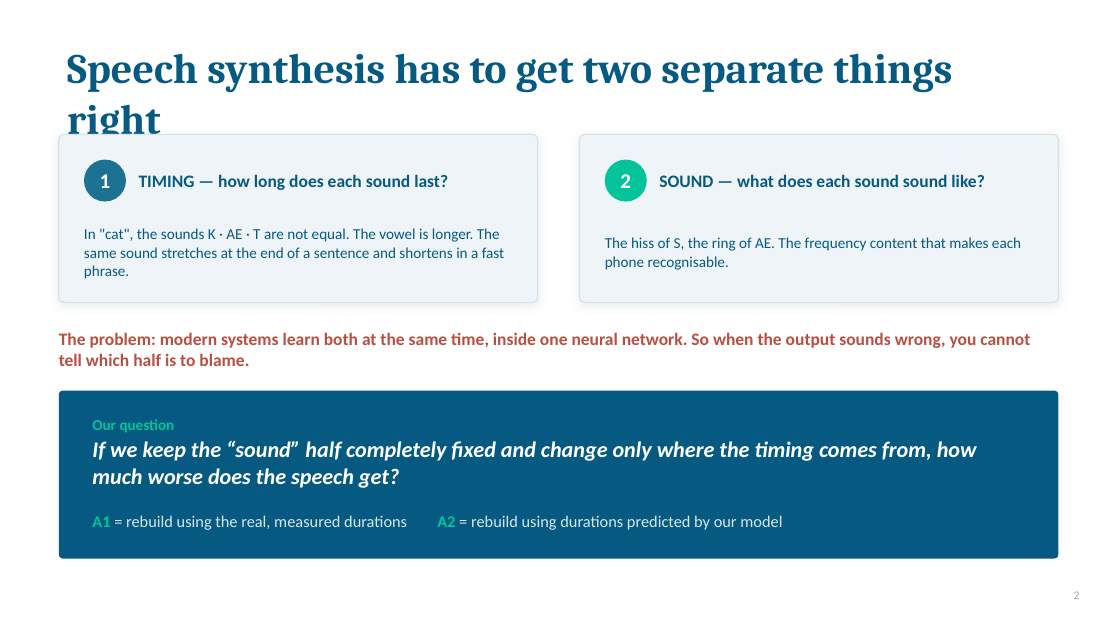
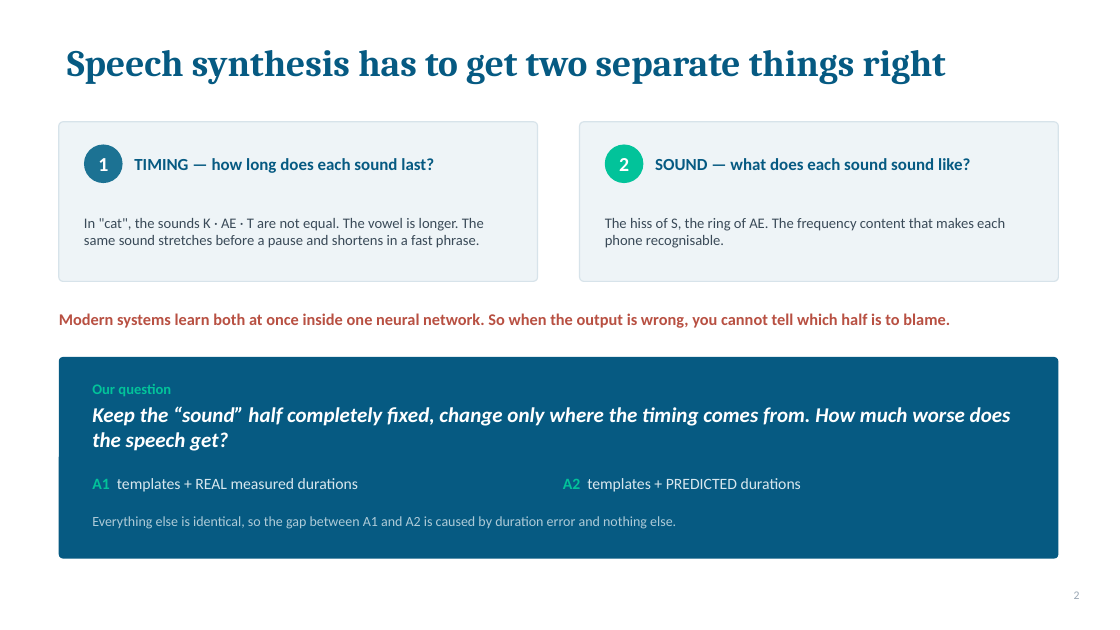
Before and after one commit to 1Kunalvats9/audio_generation, a slide deck: slide 2 of docs/Phonetic_Guided_Speech_Generation.pptx. Drawn at 1120x630 pixels with LibreOffice and Linux fonts; fonts in the diff are those of the drawing. Boxes give left, top, right and bottom in pixels: in the first picture for what was removed or moved away, otherwise in the second. Text is boxed around its words. In the diff, an @@ line names an element or a change of style, - is before the commit and + after.

```diff
--- a/docs/Phonetic_Guided_Speech_Generation.pptx
+++ b/docs/Phonetic_Guided_Speech_Generation.pptx
@@ title "Speech synthesis has to get ..." at [67, 50, 946, 85]: size 36 to 32 pt @@
@@ rounded rectangle: place and size @@
-rounded rectangle at [59, 134, 538, 302]
+rounded rectangle at [59, 122, 538, 281]
@@ rounded rectangle at [59, 122, 538, 281]: shadow off; proportions changed @@
@@ text "1": place and size @@
-text "1" at [100, 174, 111, 188]
+text "1" at [98, 158, 108, 171]
@@ text "1" at [98, 158, 108, 171]: size 18 to 17 pt @@
@@ ellipse: place and size @@
-ellipse at [84, 160, 126, 202]
+ellipse at [84, 145, 123, 183]
@@ text "TIMING — how long does ..." at [134, 158, 434, 173]: size 15 to 14.5 pt @@
@@ text "TIMING — how long does ...": place and size @@
-text "TIMING — how long does ..." at [139, 174, 448, 190]
+text "TIMING — how long does ..." at [134, 158, 434, 173]
@@ rounded rectangle at [580, 122, 1059, 281]: shadow off; proportions changed @@
@@ rounded rectangle: place and size @@
-rounded rectangle at [580, 134, 1059, 302]
+rounded rectangle at [580, 122, 1059, 281]
@@ text "2" at [619, 158, 629, 171]: size 18 to 17 pt @@
@@ text "2": place and size @@
-text "2" at [620, 174, 631, 188]
+text "2" at [619, 158, 629, 171]
@@ ellipse: place and size @@
-ellipse at [605, 160, 647, 202]
+ellipse at [605, 145, 644, 183]
@@ text "SOUND — what does each ...": place and size @@
-text "SOUND — what does each ..." at [659, 174, 984, 187]
+text "SOUND — what does each ..." at [655, 158, 970, 170]
@@ text "SOUND — what does each ..." at [655, 158, 970, 170]: size 15 to 14.5 pt @@
@@ text "The hiss of S, the ...": place and size @@
-text "The hiss of S, the ..." at [605, 237, 1021, 270]
+text "The hiss of S, the ..." at [605, 218, 1005, 248]
@@ text "The hiss of S, the ..." at [605, 218, 1005, 248]: size 13 to 12.5 pt, text colour #065A82 to #3A4A58 @@
@@ text at [84, 218, 484, 248]: text changed; size 13 to 12.5 pt; text colour #065A82 to #3A4A58 @@
-In "cat", the sounds K · AE · T are not equal. The vowel is longer. The same sound stretches at the end of a sentence and shortens in a fast phrase.
+In "cat", the sounds K · AE · T are not equal. The vowel is longer. The same sound stretches before a pause and shortens in a fast phrase.
@@ text at [59, 313, 950, 328]: text changed; size 15 to 14 pt @@
-The problem: modern systems learn both at the same time, inside one neural network. So when the output sounds wrong, you cannot tell which half is to blame.
+Modern systems learn both at once inside one neural network. So when the output is wrong, you cannot tell which half is to blame.
@@ rounded rectangle: place and size @@
-rounded rectangle at [59, 391, 1059, 559]
+rounded rectangle at [59, 357, 1059, 559]
@@ rounded rectangle at [59, 357, 1059, 559]: proportions changed @@
@@ text "Our question": place and size @@
-text "Our question" at [92, 419, 175, 433]
+text "Our question" at [92, 384, 171, 396]
@@ text "Our question" at [92, 384, 171, 396]: size 13 to 12.5 pt @@
@@ text at [92, 406, 1011, 451]: text changed; size 19 to 18 pt @@
-If we keep the “sound” half completely fixed and change only where the timing comes from, how much worse does the speech get?
+Keep the “sound” half completely fixed, change only where the timing comes from. How much worse does the speech get?
@@ text at [92, 478, 358, 492]: text changed; size 14 to 13.5 pt @@
-A1 = rebuild using the real, measured durations A2 = rebuild using durations predicted by our model
+A1 templates + REAL measured durations
@@ text added at [563, 478, 801, 492], 13.5 pt, text #D8E7EE @@
+A2 templates + PREDICTED durations
@@ text added at [92, 516, 676, 529], 12 pt, text #AECBD8 @@
+Everything else is identical, so the gap between A1 and A2 is caused by duration error and nothing else.
```
Also in this commit, not shown: 3 other slides changed, 3 slides added, 1 slide removed, 1 other file.
